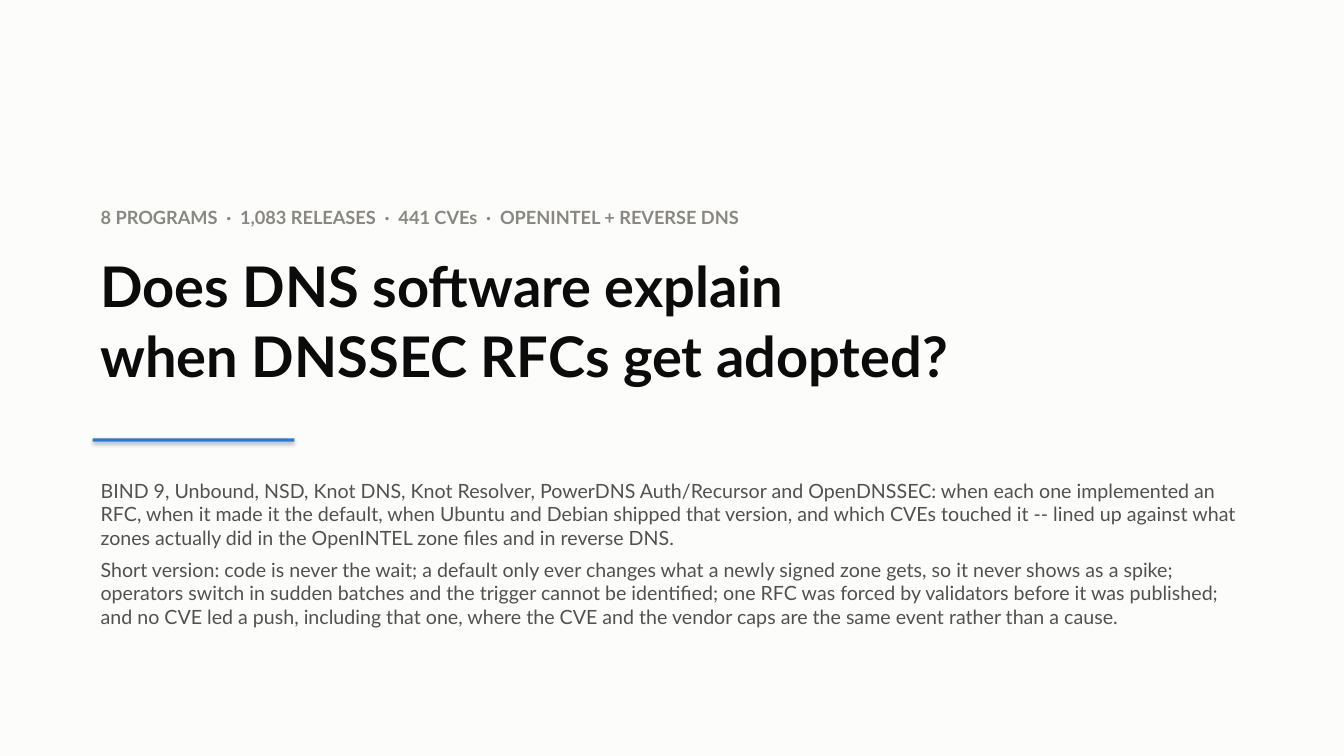
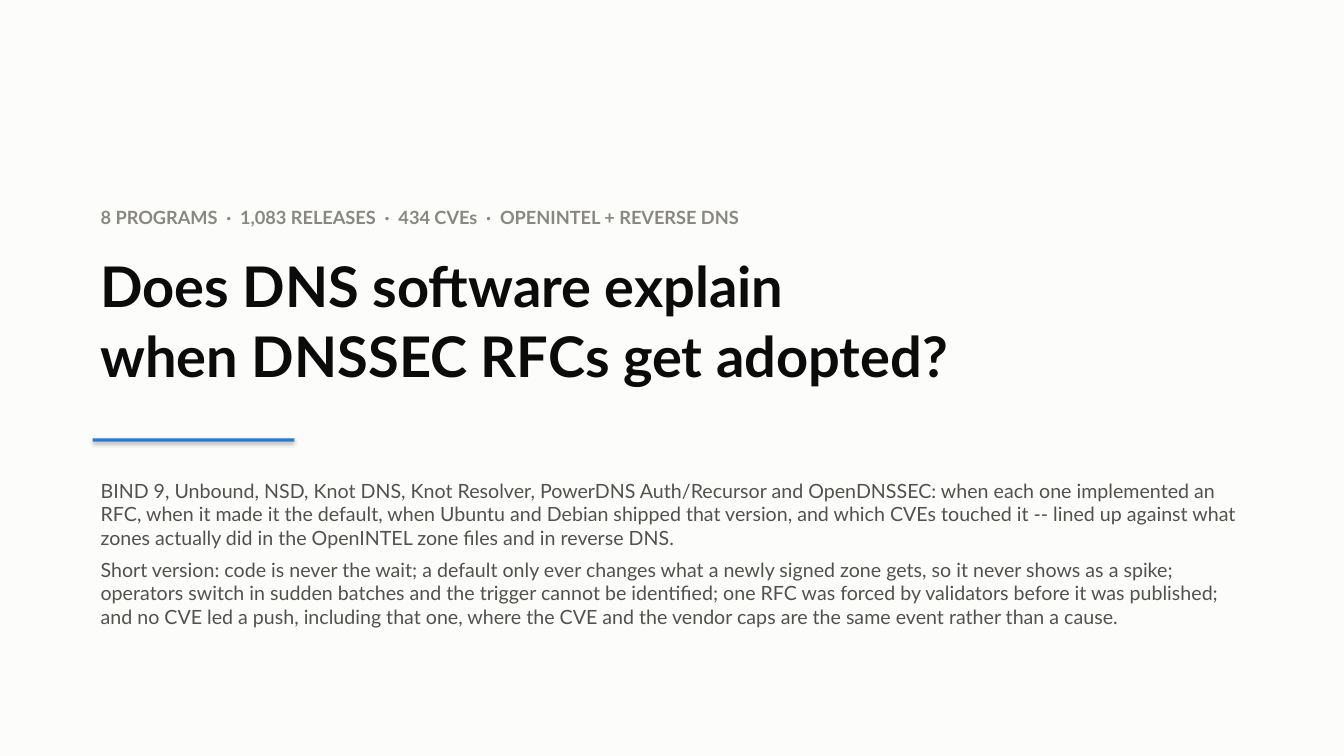
Before and after one commit to j776w781/rfc_adoption, a slide deck: slide 1 of out/analysis/dnssec_software_summary.pptx. Drawn at 1344x756 pixels with LibreOffice and Linux fonts; fonts in the diff are those of the drawing. Boxes give left, top, right and bottom in pixels: in the first picture for what was removed or moved away, otherwise in the second. Text is boxed around its words. In the diff, an @@ line names an element or a change of style, - is before the commit and + after.

```diff
--- a/out/analysis/dnssec_software_summary.pptx
+++ b/out/analysis/dnssec_software_summary.pptx
@@ text at bbox=[101, 211, 739, 226]: text changed @@
-8 PROGRAMS · 1,083 RELEASES · 441 CVEs · OPENINTEL + REVERSE DNS
+8 PROGRAMS · 1,083 RELEASES · 434 CVEs · OPENINTEL + REVERSE DNS
```
Also in this commit, not shown: 2 other slides changed, 9 other files.
